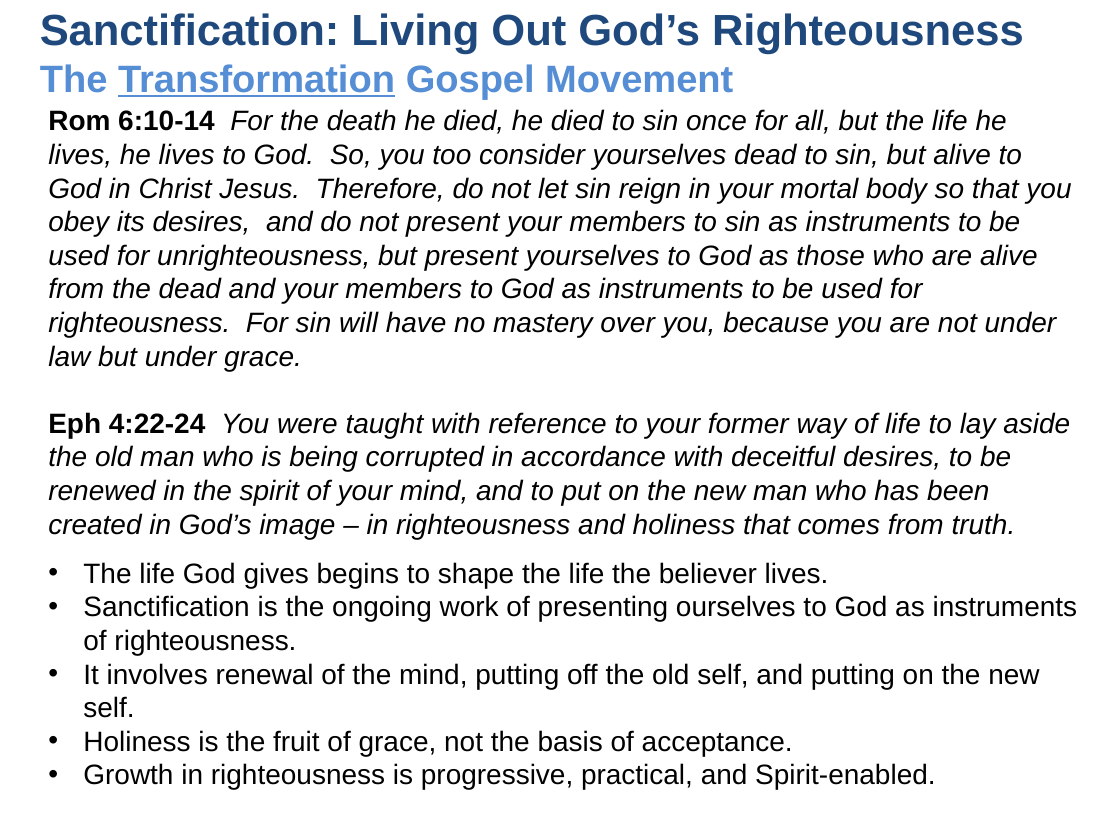
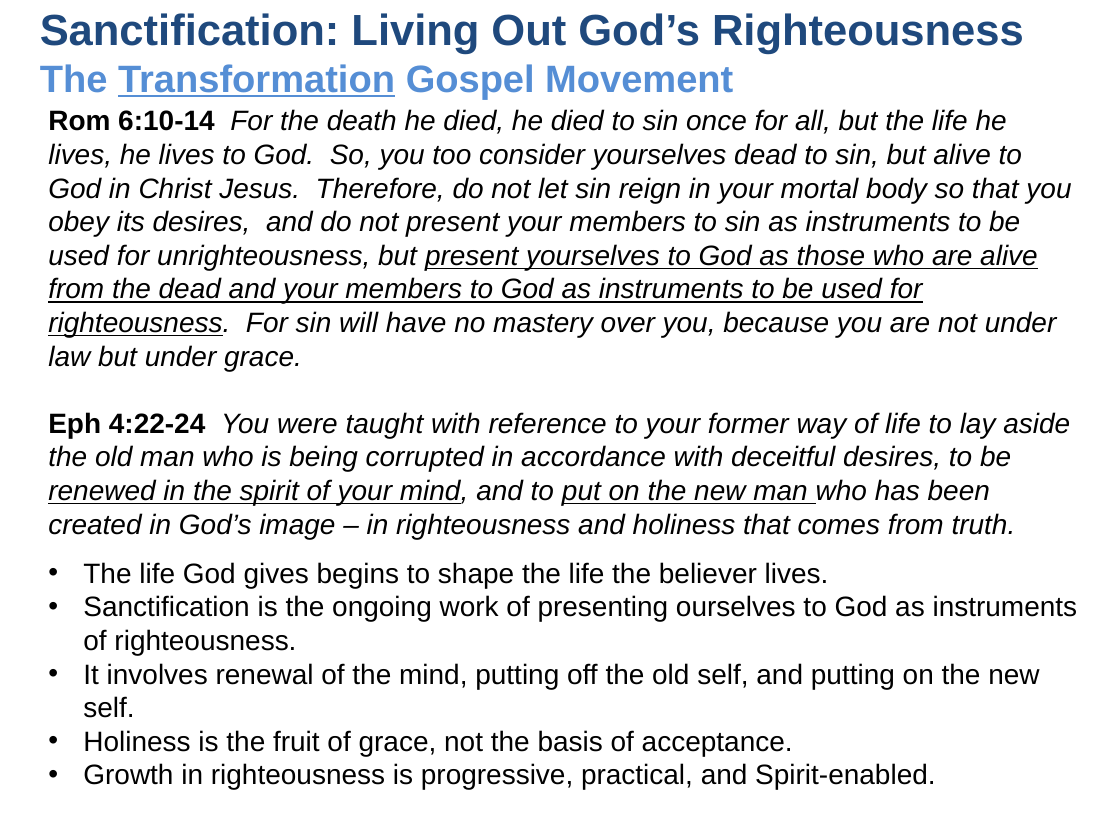
Before and after one commit to UsefulEngines/EvangelismPublic, a slide deck: slide 5 of 2026-Q1/Righteousness9/2026-03-08-Righteous-9.pptx. Drawn at 1120x840 pixels with LibreOffice and Linux fonts; fonts in the diff are those of the drawing. Boxes give left, top, right and bottom in pixels: in the first picture for what was removed or moved away, otherwise in the second. Text is boxed around its words. In the diff, an @@ line names an element or a change of style, - is before the commit and + after.

```diff
--- a/2026-Q1/Righteousness9/2026-03-08-Righteous-9.pptx
+++ b/2026-Q1/Righteousness9/2026-03-08-Righteous-9.pptx
@@ text "Rom 6:10-14 For the death ..." at <box>48,109,1071,539</box>: underline on in "present yourselves to God as those who ...", "renewed in the spirit of your mind, ..." @@
```
Also in this commit, not shown: 2 other slides changed.
